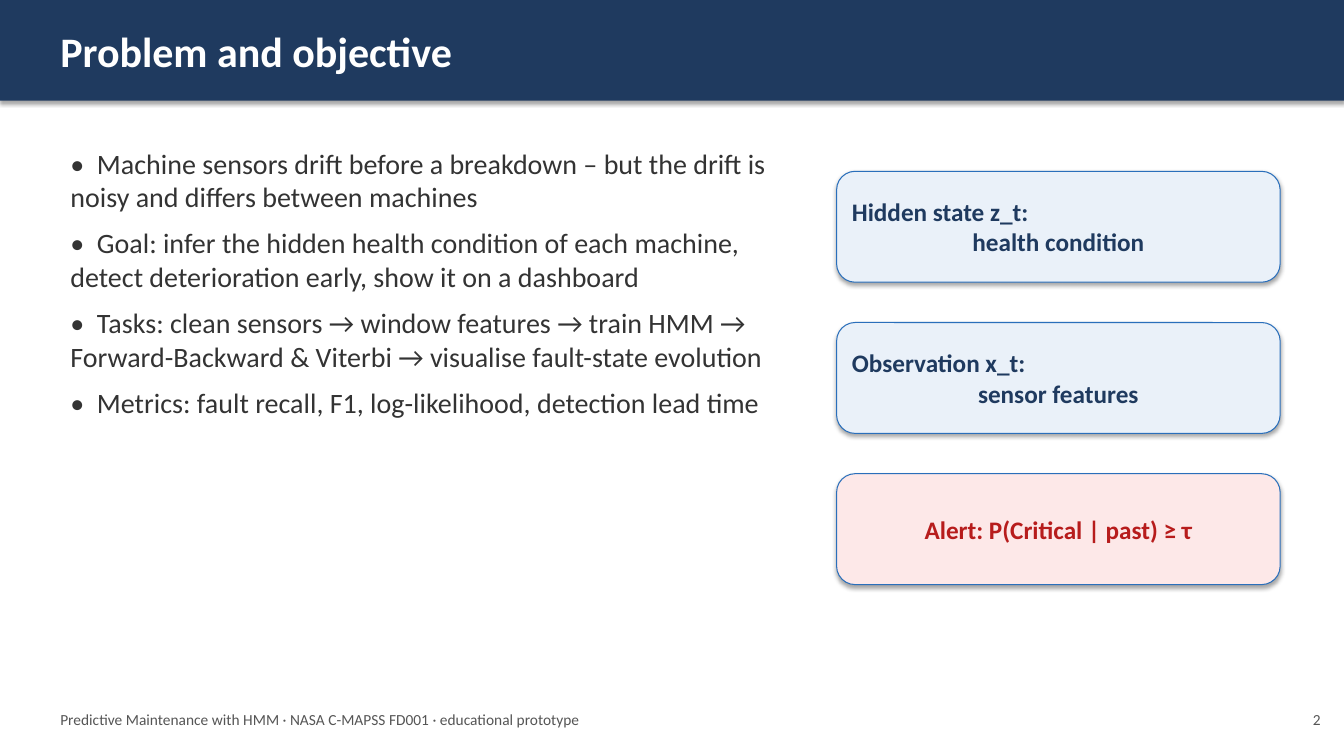
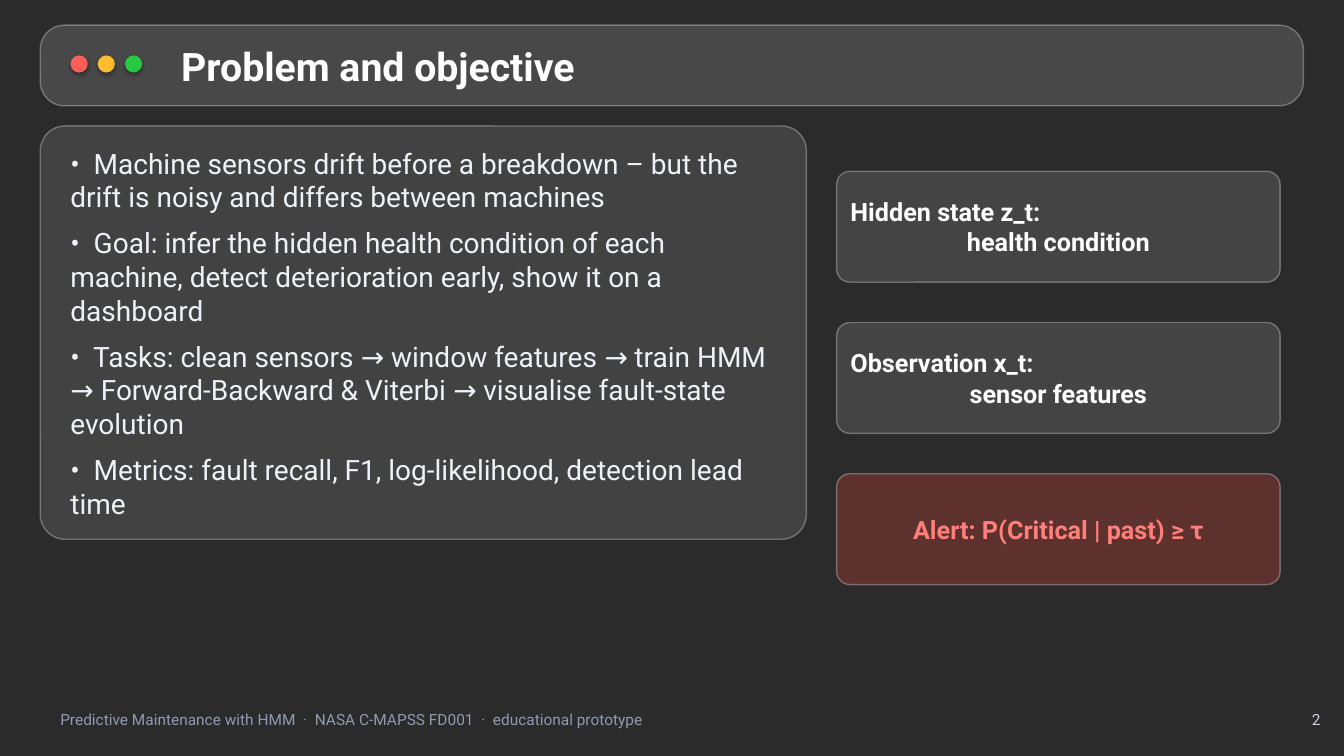
Before and after one commit to Ishita09-prog/predictive-maintenance-hmm, a slide deck: slide 2 of reports/Presentation.pptx. Drawn at 1344x756 pixels with LibreOffice and Linux fonts; fonts in the diff are those of the drawing; background and template pictures are left out; a plain dark background stands for a picture behind light text. Boxes give left, top, right and bottom in pixels: in the first picture for what was removed or moved away, otherwise in the second. Text is boxed around its words. In the diff, an @@ line names an element or a change of style, - is before the commit and + after.

```diff
--- a/reports/Presentation.pptx
+++ b/reports/Presentation.pptx
@@ background #FFFFFF to picture (left out) @@
@@ rectangle removed at bbox=[0, 0, 1344, 101] @@
@@ rounded rectangle added at bbox=[40, 25, 1304, 106], fill #FFFFFF at 14% opacity, outline #FFFFFF 1 pt @@
@@ ellipse added at bbox=[71, 55, 88, 73], fill #FF5F57 @@
@@ ellipse added at bbox=[98, 55, 115, 73], fill #FEBC2E @@
@@ ellipse added at bbox=[125, 55, 142, 73], fill #28C840 @@
@@ text "Problem and objective": place and size @@
-text "Problem and objective" at bbox=[60, 37, 452, 74]
+text "Problem and objective" at bbox=[181, 51, 574, 90]
@@ text "Problem and objective" at bbox=[181, 51, 574, 90]: size 30 to 28 pt, font Calibri to Roboto @@
@@ rounded rectangle added at bbox=[40, 126, 807, 539], fill #FFFFFF at 11% opacity, outline #FFFFFF 1 pt @@
@@ text "• Machine sensors drift before ..." at bbox=[70, 152, 766, 515]: font Calibri to Roboto, text colour #333333 to #EEF2F8 @@
@@ rounded rectangle "Hidden state z_t: health condition" at bbox=[837, 171, 1280, 282]: font Calibri to Roboto, text colour #1F3A5F to #FFFFFF; fill #EAF1F9 to #FFFFFF at 12% opacity; outline #2A6FBB 0.75 pt to #FFFFFF 1 pt; shadow off; proportions changed @@
@@ rounded rectangle "Observation x_t: sensor features" at bbox=[837, 323, 1280, 434]: font Calibri to Roboto, text colour #1F3A5F to #FFFFFF; fill #EAF1F9 to #FFFFFF at 12% opacity; outline #2A6FBB 0.75 pt to #FFFFFF 1 pt; shadow off; proportions changed @@
@@ rounded rectangle "Alert: P(Critical | past) ≥ ..." at bbox=[837, 474, 1280, 585]: font Calibri to Roboto, text colour #B71C1C to #FF8078; fill #FDE8E8 to #FF453A at 24% opacity; outline #2A6FBB 0.75 pt to #FFFFFF 1 pt; shadow off; proportions changed @@
@@ text "Predictive Maintenance with HMM · ..." at bbox=[60, 713, 642, 728]: font Calibri to Roboto, text colour #555555 to #8F9BB0 @@
@@ text "2" at bbox=[1312, 714, 1321, 725]: font Calibri to Roboto, text colour #555555 to #C9D3E3 @@
```
Also in this commit, not shown: 13 other slides changed, 4 other files.
